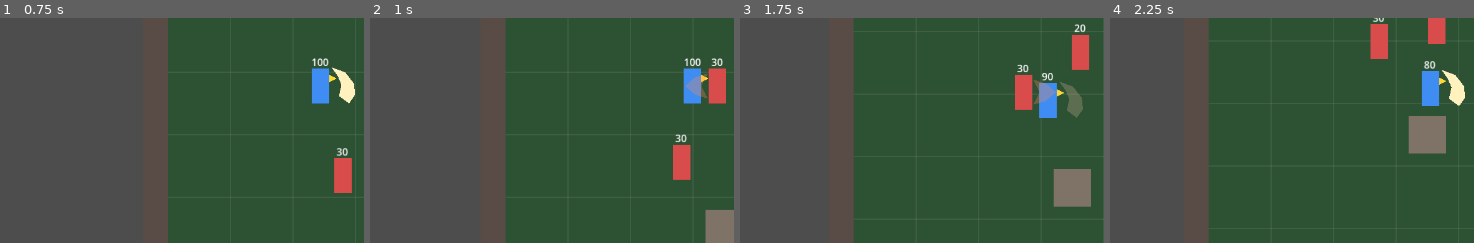
Above: before the commit, frames 1-4 (left to right).
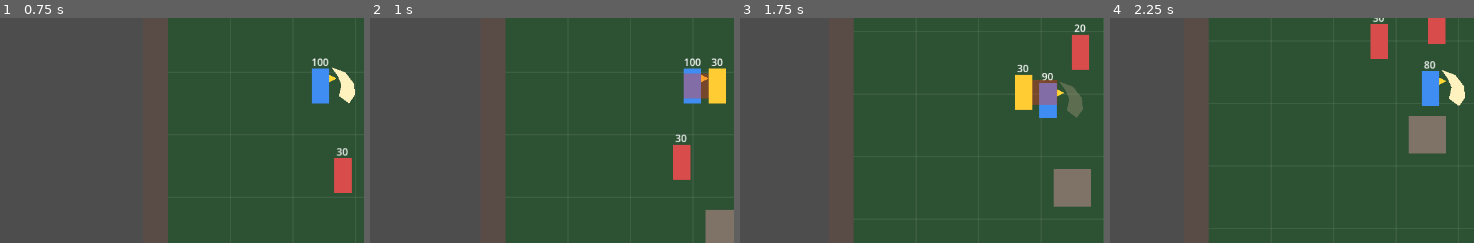
Above: after the commit, the same moments.

Repository: knc219-a11y/second-game
Game: Godot game, scene res://scenes/test_map.tscn
The game is run twice, just before and just after one commit, with the same random seed, the same clock (stepped at 60 frames per second) and the same inputs.
Inputs:
- Up to frame 1 (0.75 s): hold D (move_right) from 0.53 s (still down); tap Space (attack) at 0.6 s
- Up to frame 2 (1 s): keep holding D (move_right)
- Up to frame 3 (1.75 s): release D (move_right) at 1.28 s; hold S (move_down) from 1.28 s (still down); tap Space (attack) at 1.35 s
- Up to frame 4 (2.25 s): release S (move_down) at 2.03 s; hold D (move_right) from 2.03 s (still down); tap Space (attack) at 2.1 s
The pictures show only the part of the screen within x 3-53%, y 35-85%; the shares and areas given below are measured in that part.

Frame 1 is identical in both runs. In frame 2, 1.6% of the frame differs, in the area x 86-98%, y 22-39%; in frame 3, 1.5%; in frame 4, nothing differs.

Commit message:
Enemy: readable attack wind-up (telegraph color + danger zone)
During STARTUP the enemy body turns telegraph_color and a WarnZone polygon
matching the Hitbox is shown; the swing arc appears only from ACTIVE on.
A hit flash is never overwritten by the phase color.

Co-Authored-By: Claude Opus 5.5 (1M context) <noreply@anthropic.com>
Claude-Session: https://claude.ai/code/session_015eT1DQwPbziYazuKBCtZ2P

Diff:
--- a/scenes/enemy.tscn
+++ b/scenes/enemy.tscn
@@ -47,6 +47,11 @@
 color = Color(1, 0.55, 0.35, 1)
 polygon = PackedVector2Array(16, -48, 36, -42, 52, -28, 36, -14, 16, -8, 26, -28)
 
+[node name="WarnZone" type="Polygon2D" parent="AttackPivot"]
+visible = false
+color = Color(1, 0.2, 0.1, 0.35)
+polygon = PackedVector2Array(14, -48, 54, -48, 54, -8, 14, -8)
+
 [node name="Hitbox" type="Area2D" parent="AttackPivot"]
 collision_layer = 0
 collision_mask = 4
--- a/scripts/enemy.gd
+++ b/scripts/enemy.gd
@@ -29,6 +29,9 @@
 @export var attack_startup: float = 0.3
 @export var attack_active: float = 0.1
 @export var attack_recovery: float = 0.2
+# Telegraph during STARTUP: body turns this color and the danger zone (the real
+# Hitbox area) is shown, so the Player can read the swing and step out.
+@export var telegraph_color: Color = Color(1, 0.8, 0.2, 1)
 
 enum AttackPhase { NONE, STARTUP, ACTIVE, RECOVERY }
 
@@ -51,6 +54,9 @@
 @onready var attack_pivot: Node2D = $AttackPivot
 # Monitoring is on only during ACTIVE.
 @onready var hitbox: Area2D = $AttackPivot/Hitbox
+@onready var attack_arc: Polygon2D = $AttackPivot/AttackArc
+# Placeholder danger zone matching the Hitbox; visible only during STARTUP.
+@onready var warn_zone: Polygon2D = $AttackPivot/WarnZone
 @onready var body: Polygon2D = $Body
 @onready var base_color: Color = body.color
 
@@ -81,7 +87,7 @@
 	if flash_time_left > 0.0:
 		flash_time_left -= delta
 		if flash_time_left <= 0.0:
-			body.color = base_color
+			body.color = _body_color()
 
 
 func _chase(delta: float) -> void:
@@ -158,14 +164,23 @@
 func _set_attack_phase(phase: AttackPhase) -> void:
 	attack_phase = phase
 	hitbox.monitoring = phase == AttackPhase.ACTIVE
-	# Placeholder look per phase: faint wind-up, solid swing, dim recovery.
+	# Wind-up shows only the danger zone; the swing arc appears from ACTIVE on.
+	warn_zone.visible = phase == AttackPhase.STARTUP
+	attack_arc.visible = phase != AttackPhase.STARTUP
+	# Don't overwrite a hit flash still in progress; it restores the color when done.
+	if flash_time_left <= 0.0:
+		body.color = _body_color()
 	match phase:
 		AttackPhase.STARTUP:
-			attack_pivot.modulate = Color(1, 1, 1, 0.3)
+			attack_pivot.modulate = Color(1, 1, 1, 1)
 		AttackPhase.ACTIVE:
 			attack_pivot.modulate = Color(1, 1, 1, 1)
 		AttackPhase.RECOVERY:
 			attack_pivot.modulate = Color(0.6, 0.6, 0.6, 0.45)
+
+
+func _body_color() -> Color:
+	return telegraph_color if attack_phase == AttackPhase.STARTUP else base_color
 
 
 func _apply_hit() -> void:
